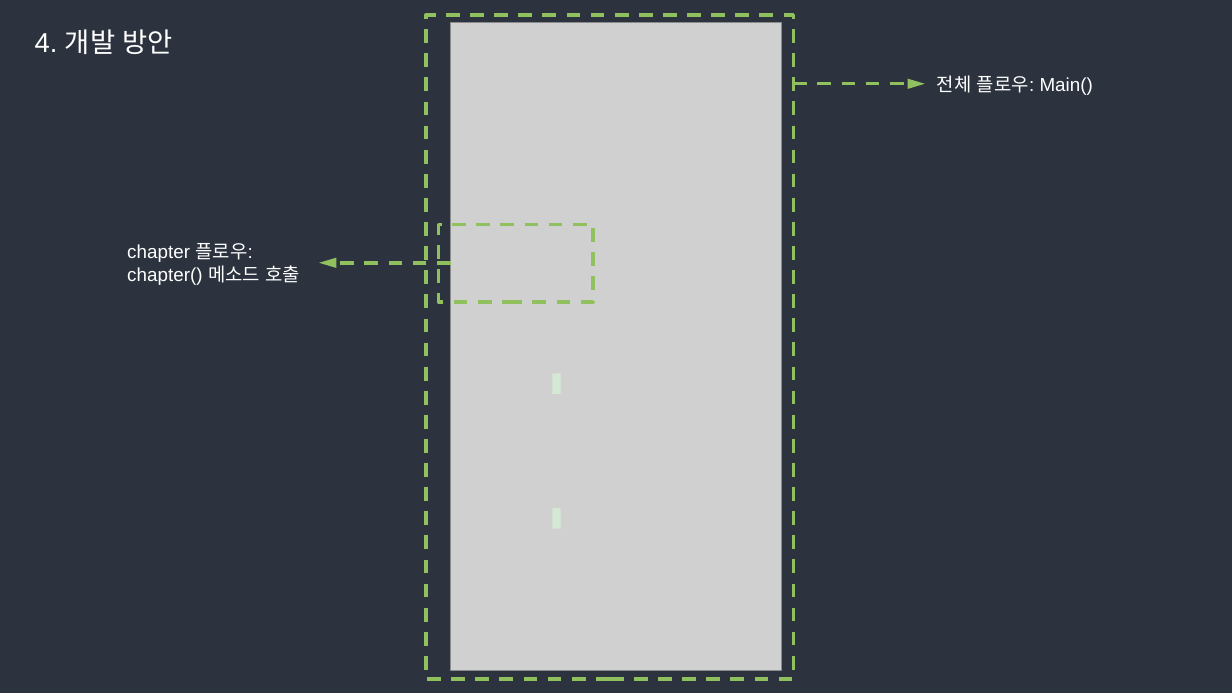
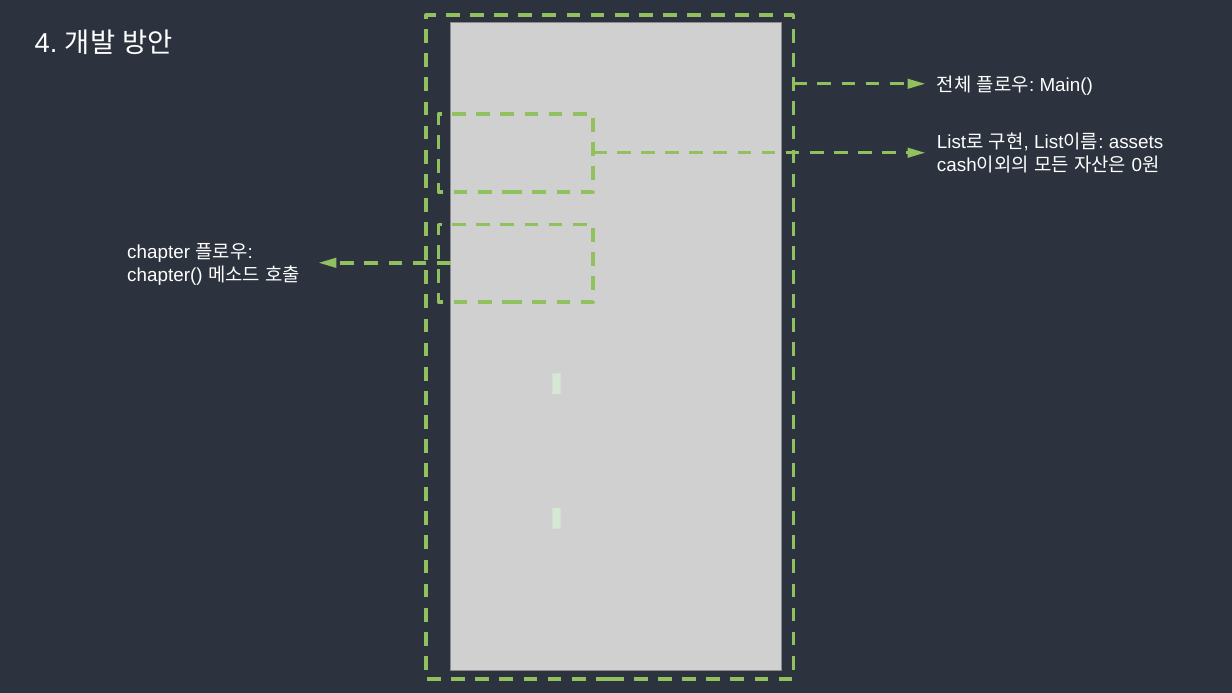
Before and after one commit to sudamilda/Rich_and_Bankrupt_Game_Test.ver, a slide deck: slide 11 of 부자와 파산.pptx. Drawn at 1232x693 pixels with LibreOffice and Linux fonts; fonts in the diff are those of the drawing; grey boxes stand for pictures. Boxes give left, top, right and bottom in pixels: in the first picture for what was removed or moved away, otherwise in the second. Text is boxed around its words. In the diff, an @@ line names an element or a change of style, - is before the commit and + after.

```diff
--- a/부자와 파산.pptx
+++ b/부자와 파산.pptx
@@ rectangle added at [439, 115, 593, 192], outline #91C05E 2 pt dashed @@
@@ text added at [937, 132, 1163, 173], 11 pt, text #FFFFFF @@
+List로 구현, List이름: assets
+cash이외의 모든 자산은 0원
@@ arrow added from (593, 153) to (925, 153), #91C05E 2 pt dashed @@
```
Also in this commit, not shown: 19 other slides changed, 3 slides added, 1 slide removed, 31 other files.
